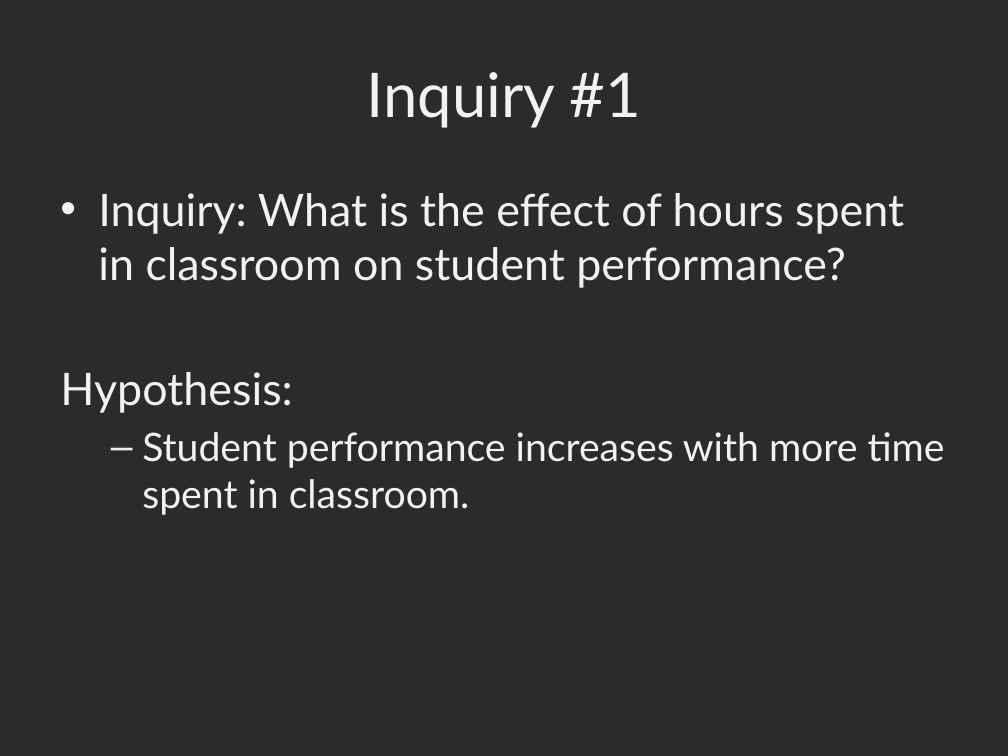
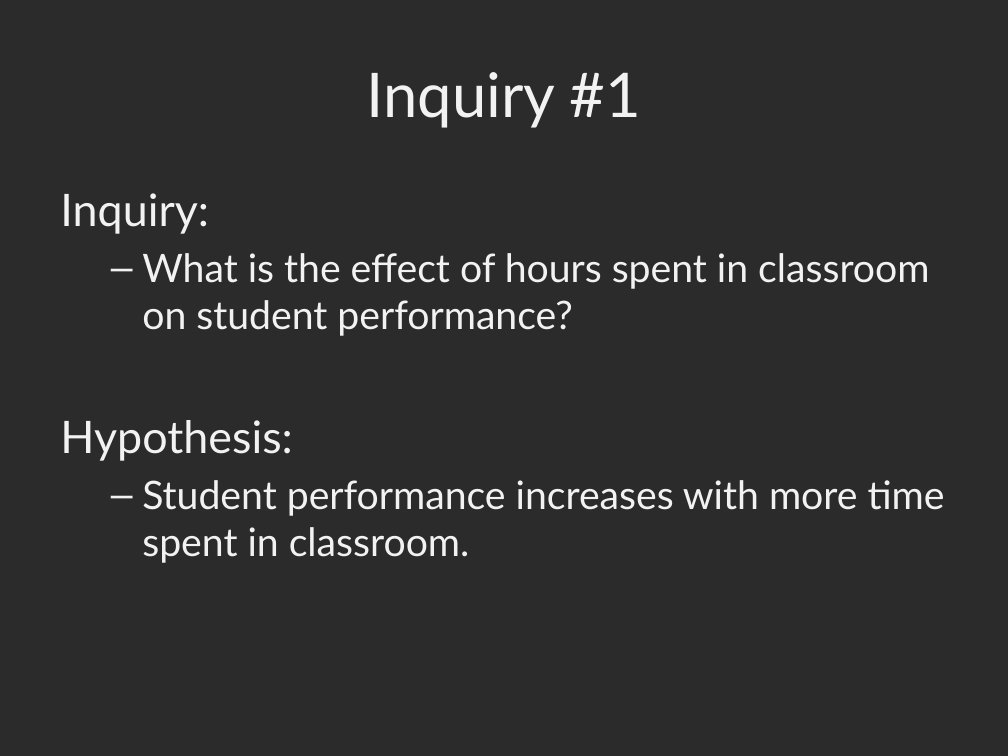
Before and after one commit to jtpdowns/DownsKay-W205-Project, a slide deck: slide 4 of TeacherActivitiesAndStudentPerformance.pptx (slide 3 before the commit). Drawn at 1008x756 pixels with LibreOffice and Linux fonts; fonts in the diff are those of the drawing; background and template pictures are left out; a plain dark background stands for a picture behind light text. Boxes give left, top, right and bottom in pixels: in the first picture for what was removed or moved away, otherwise in the second. Text is boxed around its words. In the diff, an @@ line names an element or a change of style, - is before the commit and + after.

```diff
--- a/TeacherActivitiesAndStudentPerformance.pptx
+++ b/TeacherActivitiesAndStudentPerformance.pptx
@@ text at <box>60,193,929,336</box>: text changed; size 32 to 28 pt @@
-• Inquiry: What is the effect of hours spent in classroom on student performance?
+Inquiry:
+  – What is the effect of hours spent in classroom on student performance?
```
Also in this commit, not shown: 3 other slides changed, 2 slides added.
